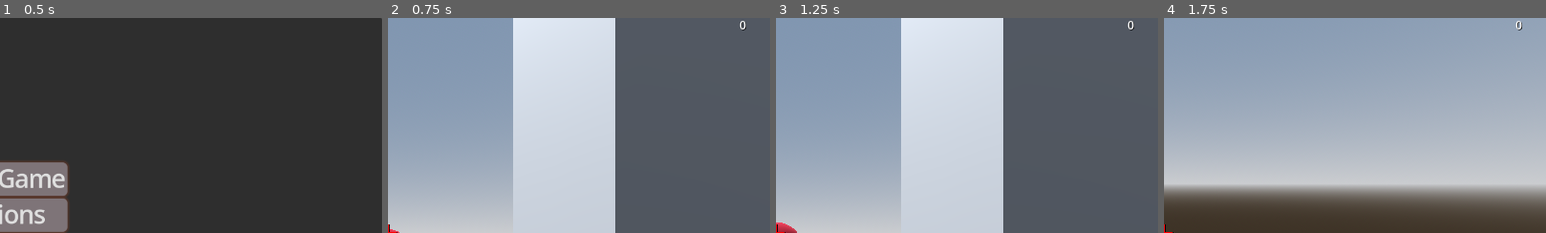
Above: before the commit, frames 1-4 (left to right).
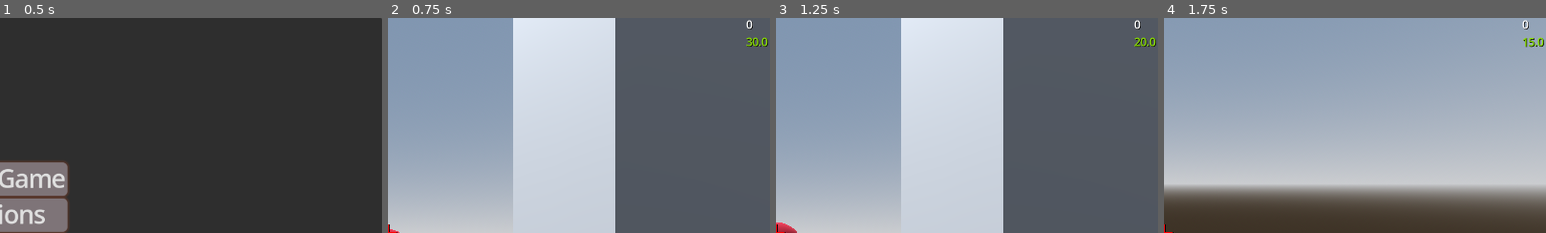
Above: after the commit, the same moments.

Repository: Redii9/Projekt_Gra_FPS
Game: Godot game, scene res://Scenes/UI/menu.tscn
Two runs of this game, one before a commit and one after it. Both use one fixed random seed, a clock stepped at 60 frames per second and the inputs below.
Inputs (mouse positions are % of the whole screen's width and height, from its top left):
- Up to frame 1 (0.5 s): no input
- Up to frame 2 (0.75 s): click "Start Game" at 0.5 s
- Up to frame 3 (1.25 s): no input
- Up to frame 4 (1.75 s): move the mouse to (55, 50) at 1.27 s; press the mouse at (55, 50) at 1.28 s; hold W (forward) from 1.28 s (still down); tap Space (jump) at 1.52 s
The pictures show only the part of the screen within x 50-100%, y 0-50%; the shares and areas given below are measured in that part.

Frame 1 is identical in both runs. In frame 2, 0.3% of the frame differs, in the area x 92-100%, y 0-14%; in frame 3, 0.3%; in frame 4, 0.3%.

Commit message:
Dodano hp na ekranie gry

Diff:
--- a/Scenes/UI/in_game.tscn
+++ b/Scenes/UI/in_game.tscn
@@ -11,14 +11,23 @@
 grow_vertical = 2
 script = ExtResource("1_6m0s7")
 
-[node name="Label" type="Label" parent="."]
+[node name="VBoxContainer" type="VBoxContainer" parent="."]
 layout_mode = 1
 anchors_preset = 1
 anchor_left = 1.0
 anchor_right = 1.0
-offset_left = -51.0
-offset_bottom = 22.3333
+offset_left = -40.0
+offset_bottom = 54.0
 grow_horizontal = 0
+
+[node name="Label" type="Label" parent="VBoxContainer"]
+layout_mode = 2
 theme_override_colors/font_color = Color(1, 1, 1, 1)
 theme_override_colors/font_shadow_color = Color(0, 0, 0, 1)
 theme_override_font_sizes/font_size = 18
+
+[node name="Label2" type="Label" parent="VBoxContainer"]
+layout_mode = 2
+theme_override_colors/font_color = Color(0.541463, 0.875586, 1.92523e-06, 1)
+theme_override_colors/font_shadow_color = Color(0, 0, 0, 1)
+theme_override_font_sizes/font_size = 18
--- a/Scripts/in_game.gd
+++ b/Scripts/in_game.gd
@@ -1,7 +1,11 @@
 extends Control
 
 var kill_count: int = 0
-@onready var kills: Label = $Label
+@onready var kills: Label = $VBoxContainer/Label
+@onready var player_health: Label = $VBoxContainer/Label2
+
+@onready var player: CharacterBody3D = get_tree().get_first_node_in_group("player")
 
 func _process(_delta: float) -> void:
 	kills.text = str(kill_count)
+	player_health.text = str(player.health)
